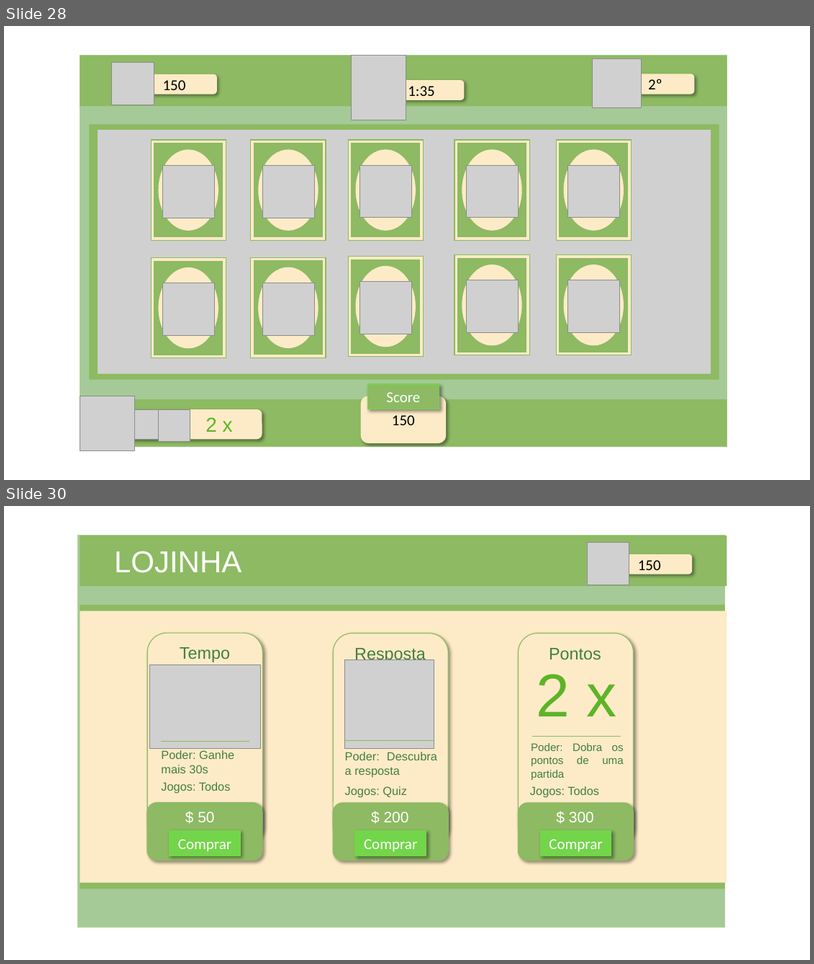
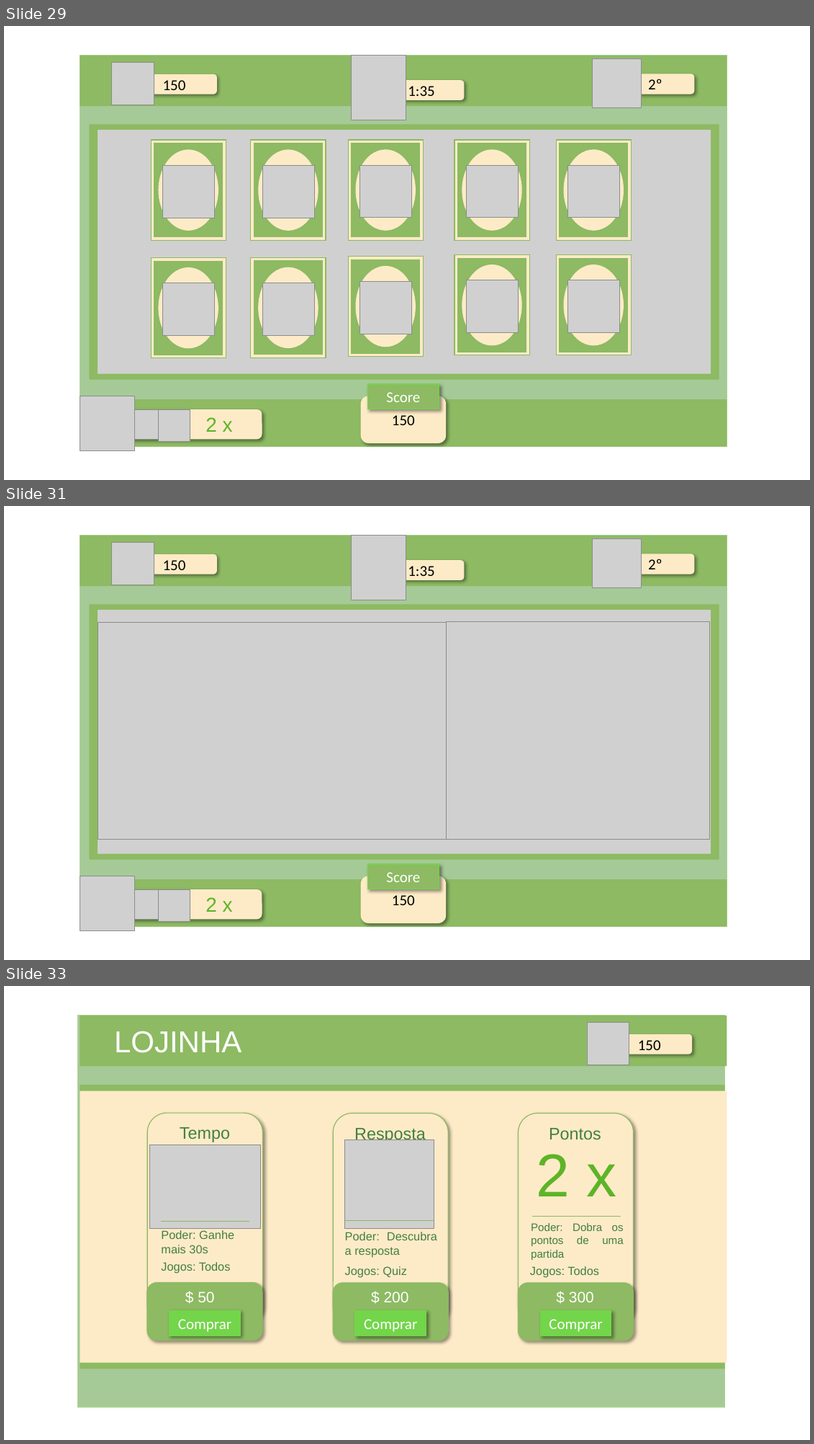
Before and after one commit to NathanReis/FTT-Recicla, a slide deck: DocumentacaoProjeto/Protótipo_Visual.pptx. Shown one above the other, each under a label of ours: slides 28 and 30 before the commit, slides 29, 31 and 33 after it; the slides between them are not shown. The pictures are 814x964 and 814x1444 pixels, drawn with LibreOffice and Linux fonts; fonts in the diff are those of the drawing; grey boxes stand for pictures. Boxes give left, top, right and bottom in pixels: in the first picture for what was removed or moved away, otherwise in the second. Text is boxed around its words. In the diff, an @@ line names an element or a change of style, - is before the commit and + after.

```diff
--- a/DocumentacaoProjeto/Protótipo_Visual.pptx
+++ b/DocumentacaoProjeto/Protótipo_Visual.pptx
@@ slide 31 added at (4,506,810,960), background #FFFFFF @@
@@ rectangle added at (80,535,727,926), fill #A5CA97, outline #A9D18E 1 pt @@
@@ rectangle added at (80,536,727,587), fill #8DBA62 @@
@@ picture added at (112,543,154,585) @@
@@ picture added at (352,535,407,600) @@
@@ picture added at (593,538,642,588) @@
@@ rounded rectangle added at (131,554,217,574), fill #FDEBC7, 18 pt, text #000000 @@
+150
@@ rounded rectangle added at (379,561,464,580), fill #FDEBC7, 18 pt, text #000000 @@
+1:35
@@ rounded rectangle added at (617,554,695,574), fill #FDEBC7, 18 pt, text #000000 @@
+2º
@@ rectangle added at (89,604,720,860), fill #8DBA62 @@
@@ picture added at (98,610,711,854) @@
@@ picture added at (98,622,446,839) @@
@@ picture added at (446,621,710,839) @@
@@ rectangle added at (368,864,439,889), fill #8DBA62, outline #73D54A 1 pt, 18 pt, text #FFFFFF @@
+Score
@@ rectangle added at (80,879,727,926), fill #8DBA62 @@
@@ picture added at (80,875,134,930) @@
@@ rounded rectangle added at (108,889,262,919), fill #FDEBC7 @@
@@ picture added at (119,890,158,919) @@
@@ picture added at (158,890,190,921) @@
@@ rounded rectangle added at (361,875,446,923), fill #FDEBC7, 18 pt, text #000000 @@
+150
@@ text added at (206,897,233,911), 24 pt, text #5DB427 @@
+2 x
@@ what was slide 28 is now slide 29 @@
@@ what was slide 30 is now slide 33 @@
```
Also in this commit, not shown: 2 other slides added.
